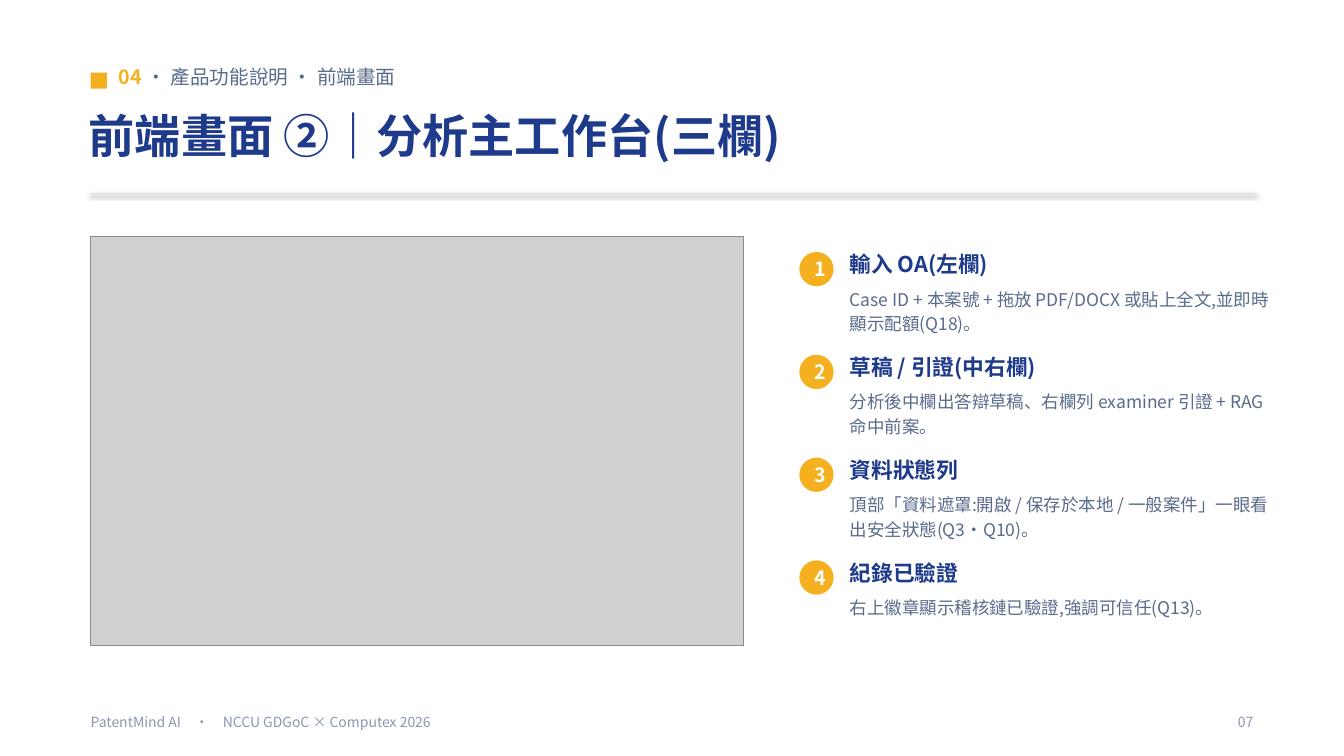
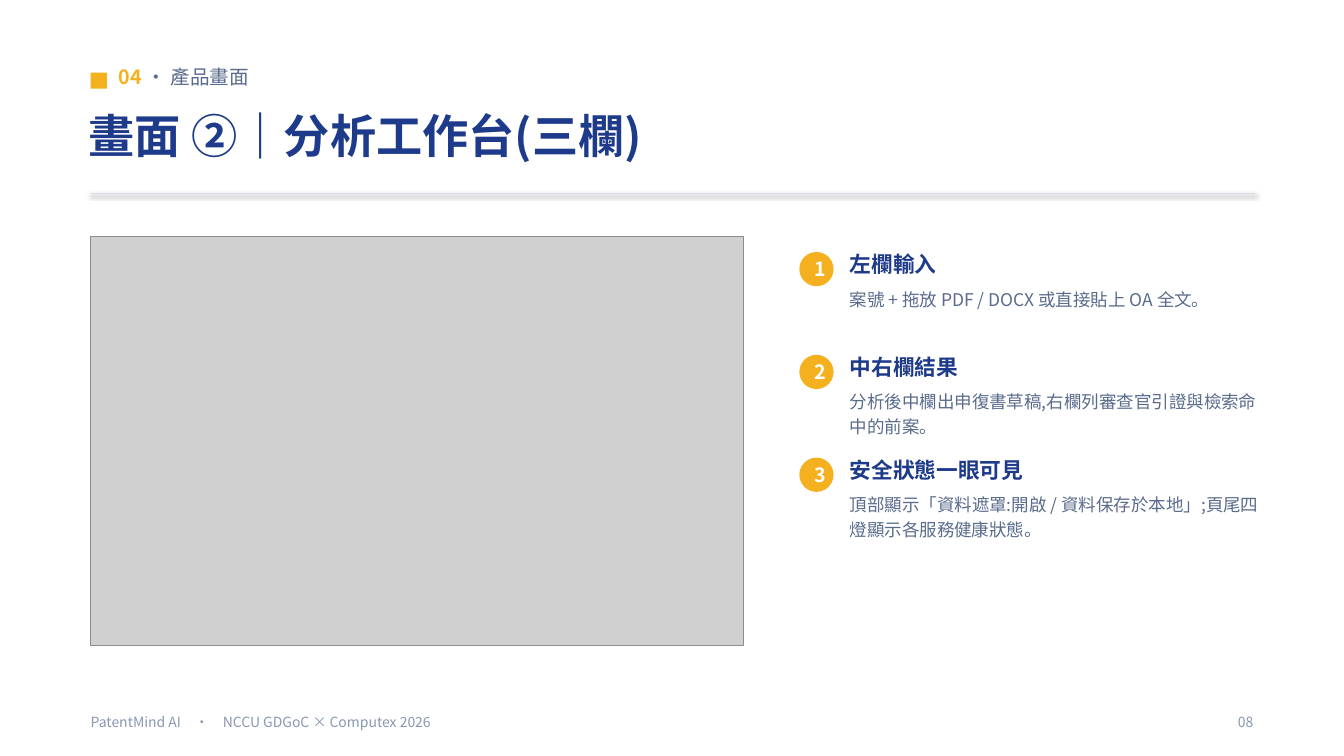
Before and after one commit to Adrian-Kao/shin-lee, a slide deck: slide 9 of presentation/PatentMind_簡報.pptx (slide 12 before the commit). Drawn at 1344x756 pixels with LibreOffice and Linux fonts; fonts in the diff are those of the drawing; grey boxes stand for pictures. Boxes give left, top, right and bottom in pixels: in the first picture for what was removed or moved away, otherwise in the second. Text is boxed around its words. In the diff, an @@ line names an element or a change of style, - is before the commit and + after.

```diff
--- a/presentation/PatentMind_簡報.pptx
+++ b/presentation/PatentMind_簡報.pptx
@@ text at box(119, 67, 249, 86): text changed @@
-04 · 產品功能說明 · 前端畫面
+04 · 產品畫面
@@ text at box(89, 112, 643, 162): text changed @@
-前端畫面 ②｜分析主工作台(三欄)
+畫面 ②｜分析工作台(三欄)
@@ text at box(850, 253, 937, 274): text changed @@
-輸入 OA(左欄)
+左欄輸入
@@ text at box(850, 291, 1209, 308): text changed @@
-Case ID + 本案號 + 拖放 PDF/DOCX 或貼上全文,並即時顯示配額(Q18)。
+案號 + 拖放 PDF / DOCX 或直接貼上 OA 全文。
@@ text at box(850, 356, 958, 377): text changed @@
-草稿 / 引證(中右欄)
+中右欄結果
@@ text at box(850, 393, 1257, 435): text changed @@
-分析後中欄出答辯草稿、右欄列 examiner 引證 + RAG 命中前案。
+分析後中欄出申復書草稿,右欄列審查官引證與檢索命中的前案。
@@ text at box(850, 459, 1024, 480): text changed @@
-資料狀態列
+安全狀態一眼可見
@@ text at box(850, 496, 1258, 538): text changed @@
-頂部「資料遮罩:開啟 / 保存於本地 / 一般案件」一眼看出安全狀態(Q3·Q10)。
+頂部顯示「資料遮罩:開啟 / 資料保存於本地」;頁尾四燈顯示各服務健康狀態。
@@ ellipse removed at box(800, 561, 834, 595) @@
-4
@@ text removed at box(850, 562, 958, 583) @@
-紀錄已驗證
@@ text removed at box(850, 599, 1214, 618) @@
-右上徽章顯示稽核鏈已驗證,強調可信任(Q13)。
@@ text at box(1238, 716, 1254, 727): text changed @@
-07
+08
```
Also in this commit, not shown: 6 other slides changed, 8 slides added, 16 slides removed, 28 other files.
